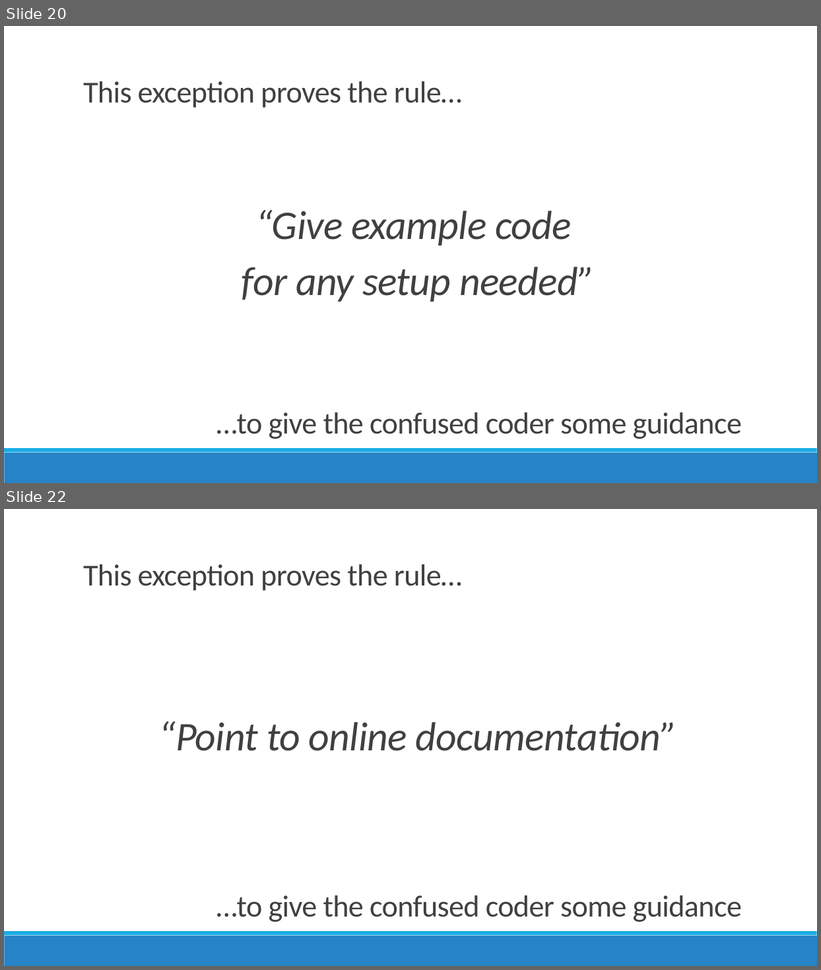
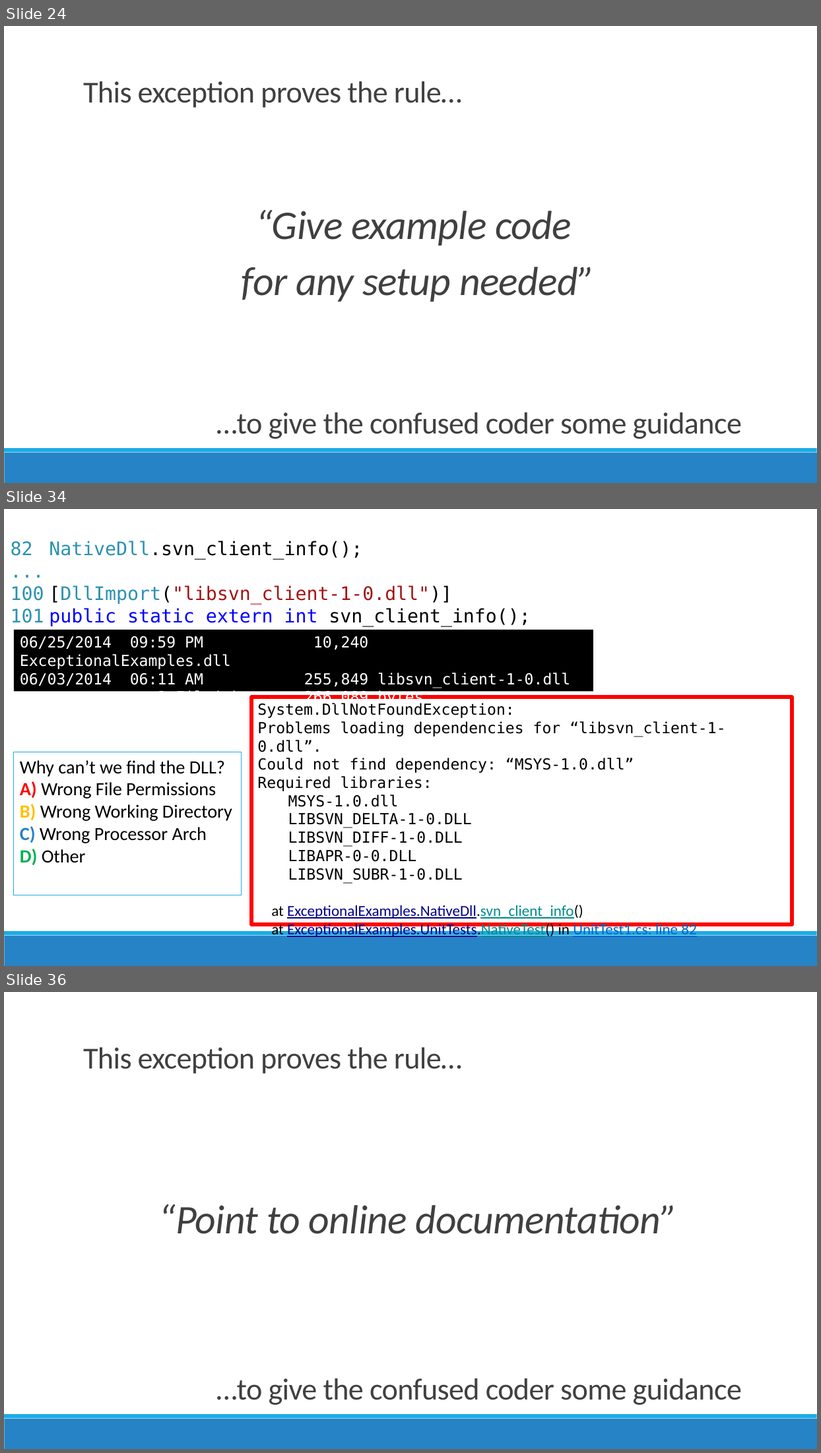
Before and after one commit to jamesrcounts/ExceptionalTalk, a slide deck: Talk.pptx. Shown one above the other, each under a label of ours: slides 20 and 22 before the commit, slides 24, 34 and 36 after it; the slides between them are not shown. The pictures are 821x970 and 821x1453 pixels, drawn with LibreOffice and Linux fonts; fonts in the diff are those of the drawing. Boxes give left, top, right and bottom in pixels: in the first picture for what was removed or moved away, otherwise in the second. Text is boxed around its words. In the diff, an @@ line names an element or a change of style, - is before the commit and + after.

Commit message:
Natives

```diff
--- a/Talk.pptx
+++ b/Talk.pptx
@@ slide 34 added at bbox=[4, 509, 817, 966], background #FFFFFF; not listed: 2 template elements that a slide beside it also shows @@
@@ text added at bbox=[11, 541, 44, 623], 22 pt, text #2B91AF @@
+82
+...
+100
+101
@@ text added at bbox=[49, 541, 530, 626], 22 pt, text #000000 @@
+NativeDll.svn_client_info();
+[DllImport("libsvn_client-1-0.dll")]
+public static extern int svn_client_info();
@@ rectangle added at bbox=[14, 630, 593, 691], fill #000000, 18 pt, text #FFFFFF @@
+06/25/2014 09:59 PM 10,240 ExceptionalExamples.dll
+06/03/2014 06:11 AM 255,849 libsvn_client-1-0.dll
+2 File(s) 266,089 bytes
@@ rectangle added at bbox=[252, 698, 792, 925], outline #FF0000 4.5 pt, 18 pt, text #000000 @@
+System.DllNotFoundException:
+Problems loading dependencies for “libsvn_client-1-0.dll”.
+Could not find dependency: “MSYS-1.0.dll”
+Required libraries:
+MSYS-1.0.dll
+LIBSVN_DELTA-1-0.DLL
+LIBSVN_DIFF-1-0.DLL
+LIBAPR-0-0.DLL
+LIBSVN_SUBR-1-0.DLL
+at ExceptionalExamples.NativeDll.svn_client_info()
+at ExceptionalExamples.UnitTests.NativeTest() in UnitTest1.cs: line 82
@@ rectangle added at bbox=[14, 753, 242, 896], outline #1CADE4 0.75 pt, 22 pt, text #000000 @@
+Why can’t we find the DLL?
+A) Wrong File Permissions
+B) Wrong Working Directory
+C) Wrong Processor Arch
+D) Other
@@ what was slide 20 is now slide 24 @@
@@ what was slide 22 is now slide 36 @@
```
Also in this commit, not shown: 1 slide changed, 13 other slides added, 3 other files.
